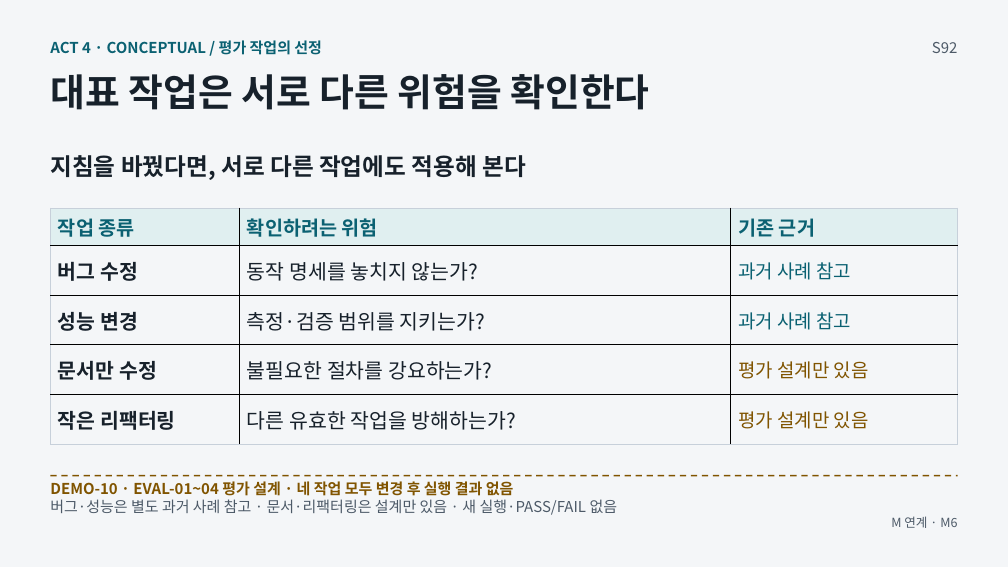
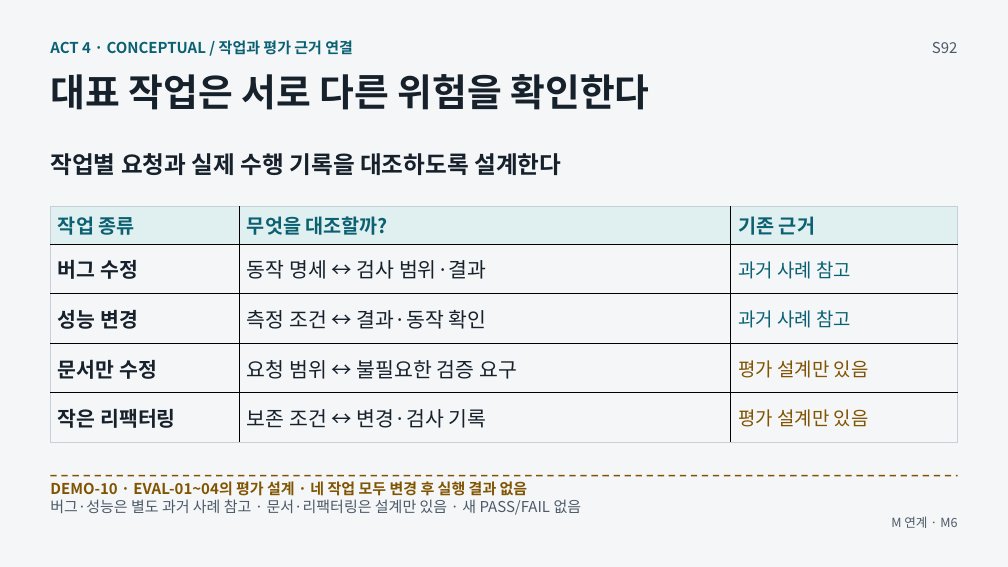
Before and after one commit to GideokKim/ai-dev-training, a slide deck: slide 11 of production/ACT_4.pptx. Drawn at 1008x567 pixels with LibreOffice and Linux fonts; fonts in the diff are those of the drawing. Boxes give left, top, right and bottom in pixels: in the first picture for what was removed or moved away, otherwise in the second. Text is boxed around its words. In the diff, an @@ line names an element or a change of style, - is before the commit and + after.

```diff
--- a/production/ACT_4.pptx
+++ b/production/ACT_4.pptx
@@ text at (x1=50, y1=40, x2=353, y2=55): text changed @@
-ACT 4 · CONCEPTUAL / 평가 작업의 선정
+ACT 4 · CONCEPTUAL / 작업과 평가 근거 연결
@@ text at (x1=50, y1=153, x2=561, y2=175): text changed @@
-지침을 바꿨다면, 서로 다른 작업에도 적용해 본다
+작업별 요청과 실제 수행 기록을 대조하도록 설계한다
@@ table at (x1=51, y1=206, x2=958, y2=442) @@
-row 1, column 2: 확인하려는 위험
+row 1, column 2: 무엇을 대조할까?
-row 2, column 2: 동작 명세를 놓치지 않는가?
+row 2, column 2: 동작 명세 ↔ 검사 범위·결과
-row 3, column 2: 측정·검증 범위를 지키는가?
+row 3, column 2: 측정 조건 ↔ 결과·동작 확인
-row 4, column 2: 불필요한 절차를 강요하는가?
+row 4, column 2: 요청 범위 ↔ 불필요한 검증 요구
-row 5, column 2: 다른 유효한 작업을 방해하는가?
+row 5, column 2: 보존 조건 ↔ 변경·검사 기록
@@ text at (x1=50, y1=499, x2=582, y2=515): text changed @@
-버그·성능은 별도 과거 사례 참고 · 문서·리팩터링은 설계만 있음 · 새 실행·PASS/FAIL 없음
+버그·성능은 별도 과거 사례 참고 · 문서·리팩터링은 설계만 있음 · 새 PASS/FAIL 없음
@@ text at (x1=50, y1=481, x2=528, y2=496): text changed @@
-DEMO-10 · EVAL-01~04 평가 설계 · 네 작업 모두 변경 후 실행 결과 없음
+DEMO-10 · EVAL-01~04의 평가 설계 · 네 작업 모두 변경 후 실행 결과 없음
```
Also in this commit, not shown: 7 other slides changed, 54 other files.
